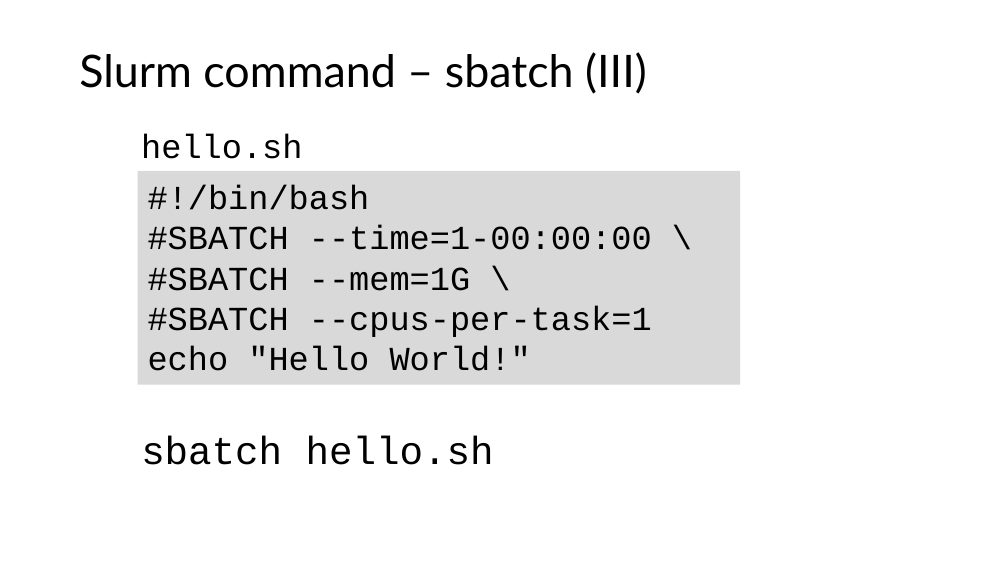
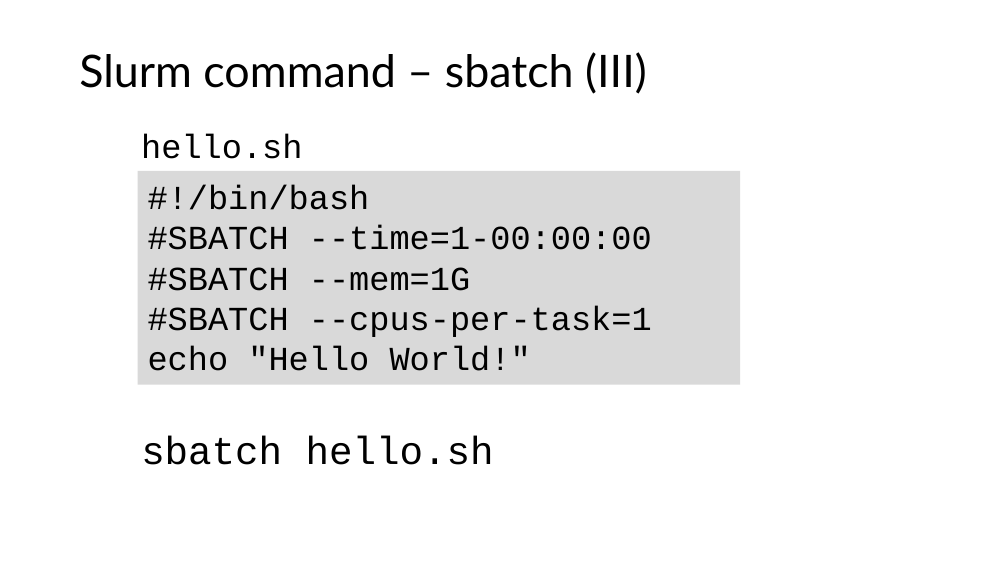
Before and after one commit to liu3zhenlab/teaching, a slide deck: slide 7 of PLPTH813Bioinformatis/2025/1_lecture/lecture12_Slurm.pptx. Drawn at 1008x567 pixels with LibreOffice and Linux fonts; fonts in the diff are those of the drawing. Boxes give left, top, right and bottom in pixels: in the first picture for what was removed or moved away, otherwise in the second. Text is boxed around its words. In the diff, an @@ line names an element or a change of style, - is before the commit and + after.

Commit message:
update

```diff
--- a/PLPTH813Bioinformatis/2025/1_lecture/lecture12_Slurm.pptx
+++ b/PLPTH813Bioinformatis/2025/1_lecture/lecture12_Slurm.pptx
@@ text in rectangle at (148,225,652,291): text changed @@
-#SBATCH --time=1-00:00:00 \
-#SBATCH --mem=1G \
+#SBATCH --time=1-00:00:00
+#SBATCH --mem=1G
```
